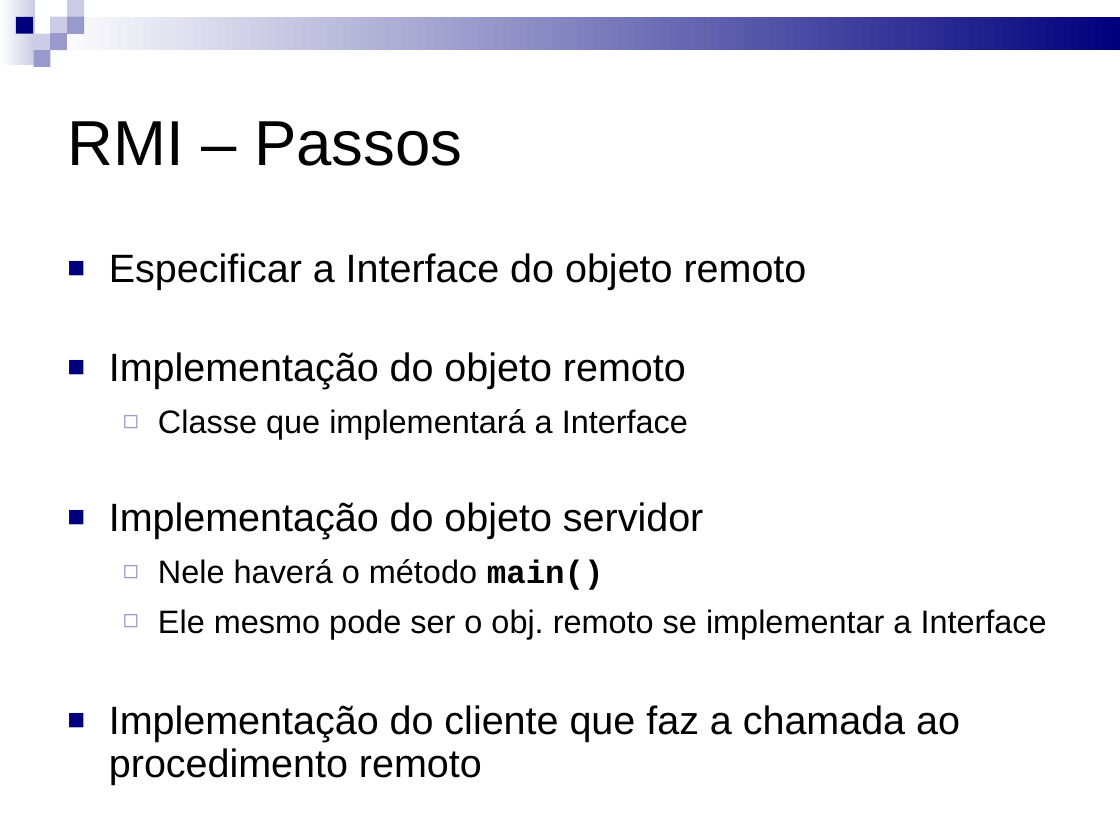
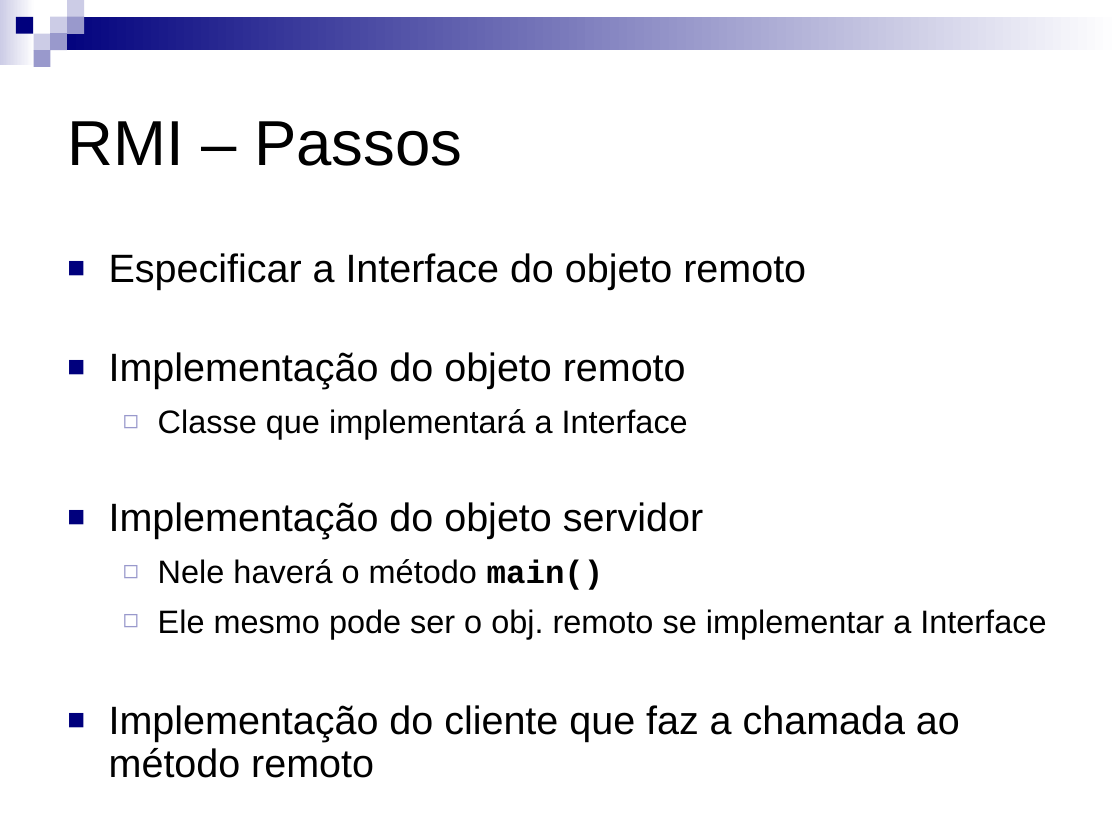
Before and after one commit to kdubezerra/kdubezerra, a slide deck: slide 24 of AD/slides_sisop2_pratica.ppt. Drawn at 1120x840 pixels with LibreOffice and Linux fonts; fonts in the diff are those of the drawing. Boxes give left, top, right and bottom in pixels: in the first picture for what was removed or moved away, otherwise in the second. Text is boxed around its words. In the diff, an @@ line names an element or a change of style, - is before the commit and + after.

Commit message:
OK

```diff
--- a/AD/slides_sisop2_pratica.ppt
+++ b/AD/slides_sisop2_pratica.ppt
@@ rectangle at <box>0,0,36,65</box>: fill gradient #CCCCE6 to #FFFFFF to gradient #FFFFFF to #CCCCE6 @@
@@ rectangle at <box>51,16,1120,50</box>: fill gradient #00007D to #FFFFFF to gradient #FFFFFF to #00007D @@
@@ text at <box>109,705,960,778</box>: text changed @@
-■ Implementação do cliente que faz a chamada ao procedimento remoto
+■ Implementação do cliente que faz a chamada ao método remoto
```
Also in this commit, not shown: 29 other slides changed.
